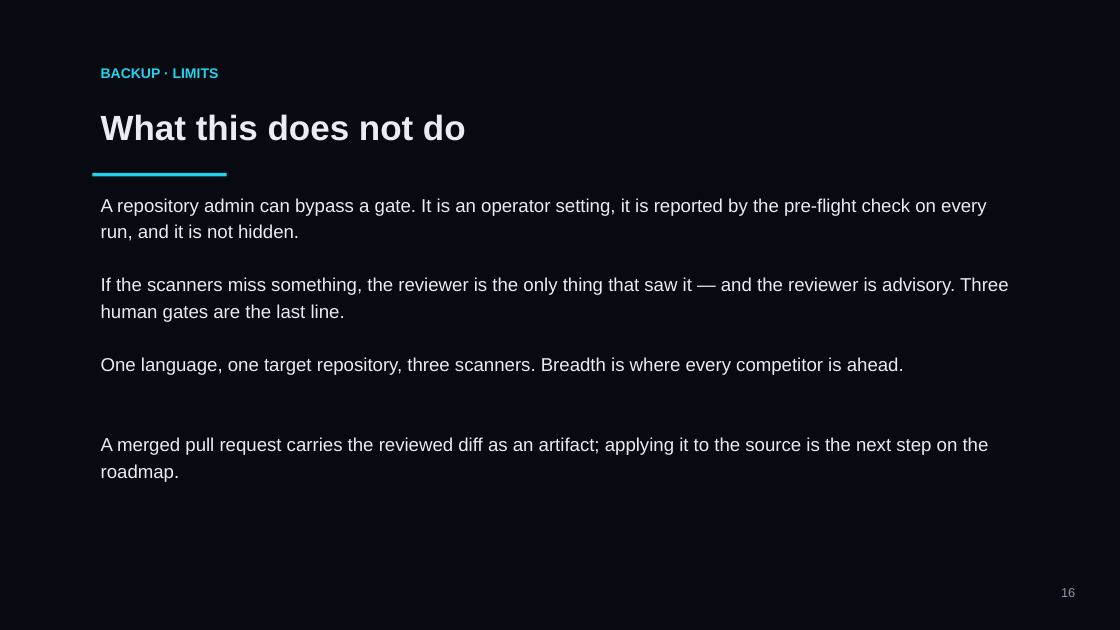
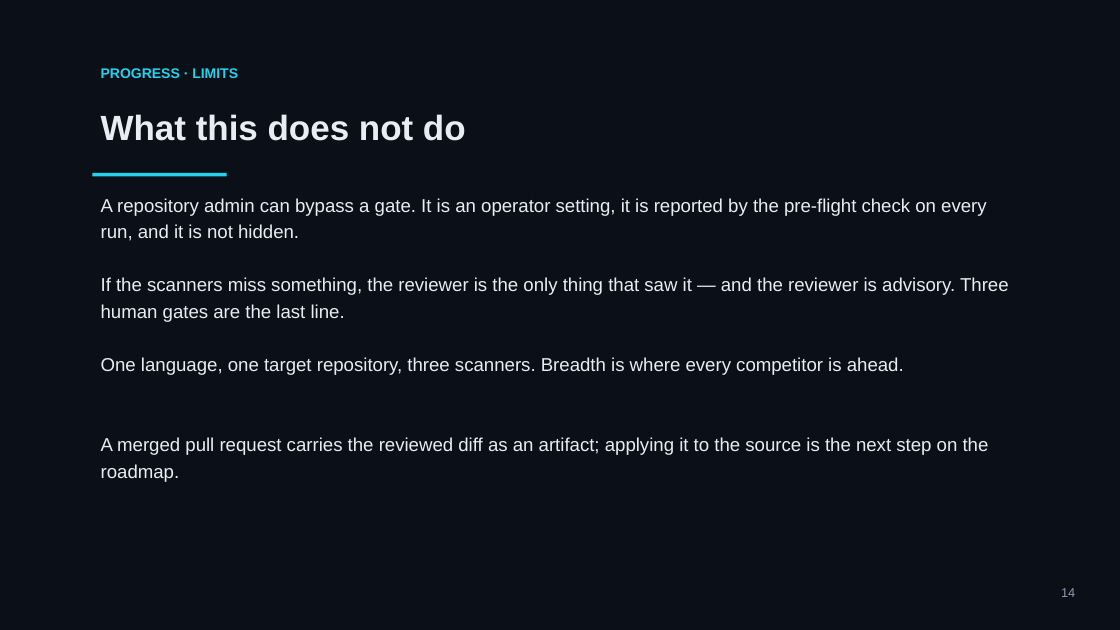
Before and after one commit to mohamedsorour1998/technical-presentations, a slide deck: slide 14 of talks/devops-hackathon-final/pitch/TheAgentOrg-Final.pptx (slide 16 before the commit). Drawn at 1120x630 pixels with LibreOffice and Linux fonts; fonts in the diff are those of the drawing. Boxes give left, top, right and bottom in pixels: in the first picture for what was removed or moved away, otherwise in the second. Text is boxed around its words. In the diff, an @@ line names an element or a change of style, - is before the commit and + after.

```diff
--- a/talks/devops-hackathon-final/pitch/TheAgentOrg-Final.pptx
+++ b/talks/devops-hackathon-final/pitch/TheAgentOrg-Final.pptx
@@ rectangle at [0,0,1120,630]: fill #070A10 to #0B0F17 @@
@@ text at [101,68,238,78]: text changed @@
-BACKUP · LIMITS
+PROGRESS · LIMITS
@@ text at [1061,588,1075,597]: text changed @@
-16
+14
```
Also in this commit, not shown: 13 other slides changed, 2 slides added, 1 slide removed, 1 other file.
